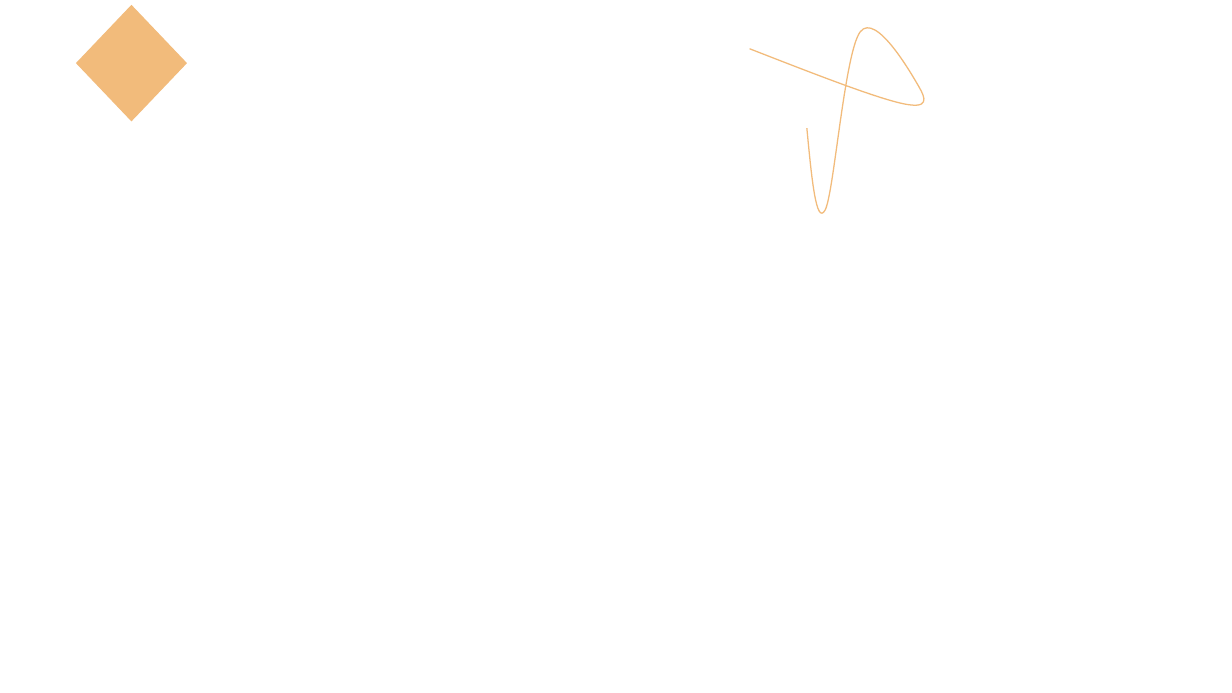
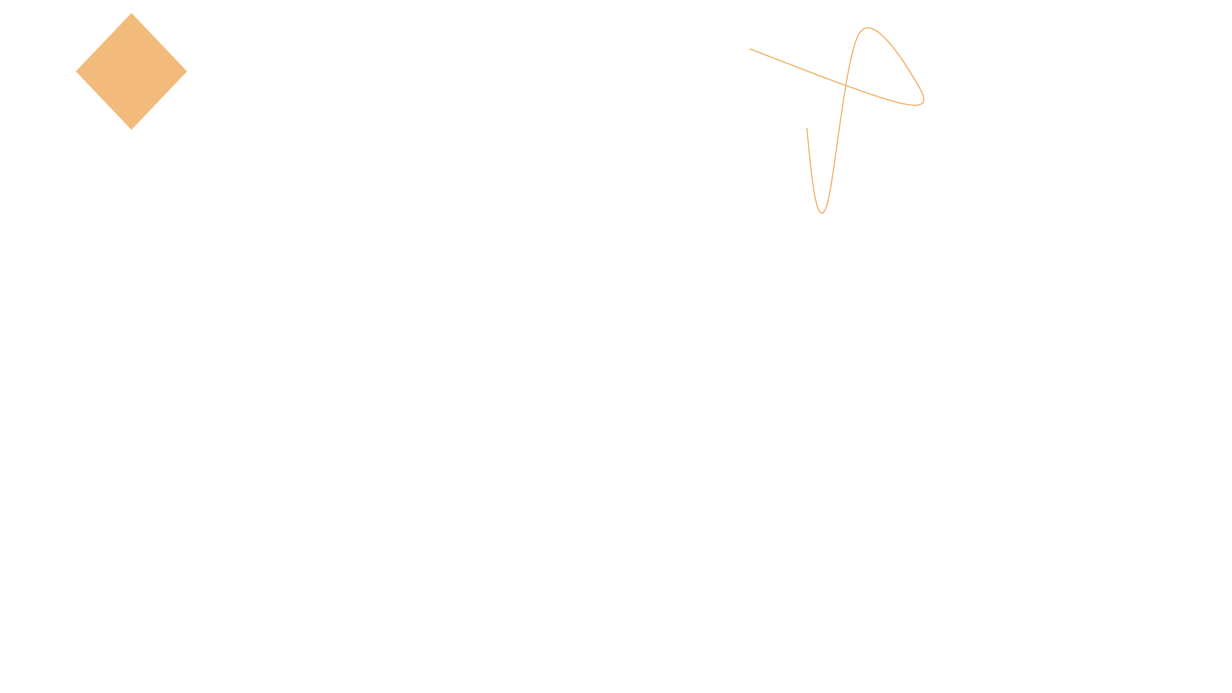
Before and after one commit to jcl22/StockSystem, a slide deck: slide 7 of Plantillas fondos.pptx. Drawn at 1232x693 pixels with LibreOffice and Linux fonts; fonts in the diff are those of the drawing. Boxes give left, top, right and bottom in pixels: in the first picture for what was removed or moved away, otherwise in the second. Text is boxed around its words. In the diff, an @@ line names an element or a change of style, - is before the commit and + after.

```diff
--- a/Plantillas fondos.pptx
+++ b/Plantillas fondos.pptx
@@ diamond: place and size @@
-diamond at (77, 6, 186, 120)
+diamond at (77, 14, 186, 128)
```
Also in this commit, not shown: 1 other slide changed, 4 other files.
